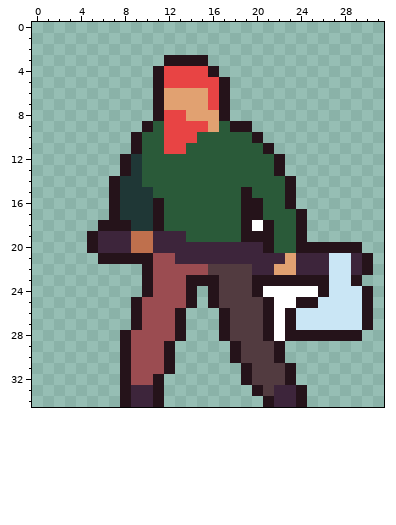
Two versions of one pixel-art sprite, God-of-Axe/Images/Player/Woodcutter_walk_left/Woodcutter_walk4.png. Above is the file before it was changed.
The file is 32x35 pixels.
After:
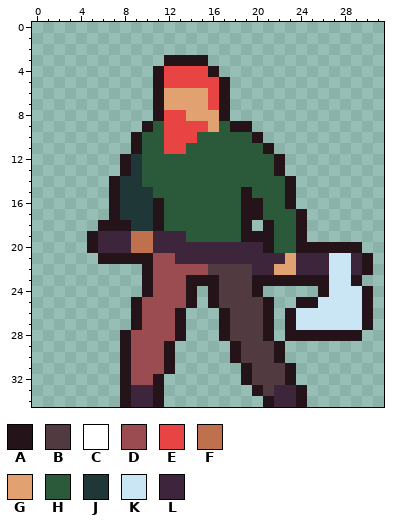
Palette (. is transparent): A #25131a  B #523b40  C #ffffff  D #9b4c51  E #e84444  F #bf704d  G #e1a171  H #2a5a39  J #1f3736  K #cae6f5  L #3d253b
What changed:
Changed rows in their new state; - is an unchanged pixel.
first column x 20:
18 .
first column x 21:
24 .....
25 -..--
26 -.---
27 -.---
28 -.---
